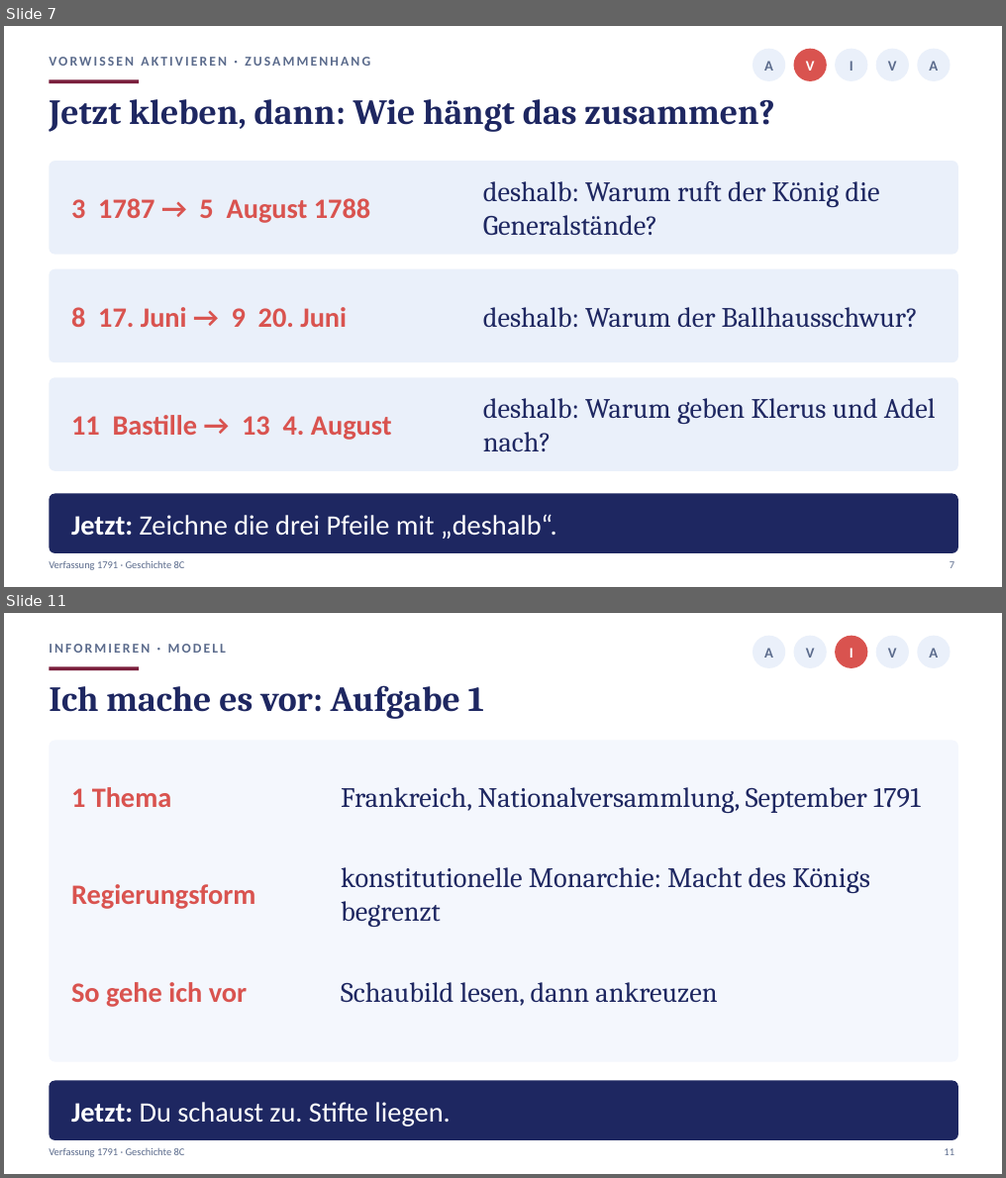
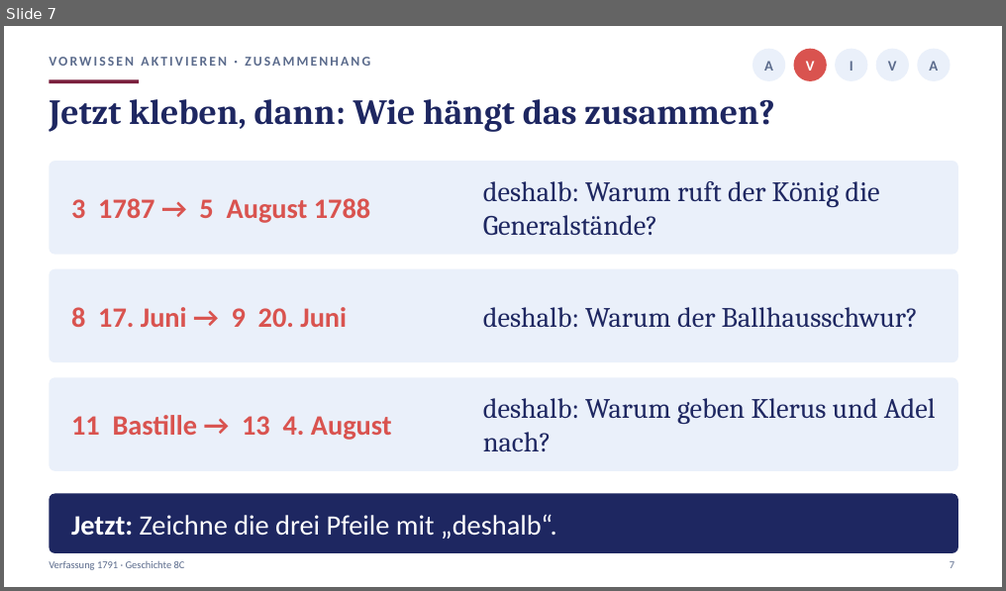
Before and after one commit to golzkonstantin-gif/Schule, a slide deck: Geschichte_8/Stunde5_Verfassung/Praesentation_Stunde5_Verfassung_8C.pptx. Shown one above the other, each under a label of ours: slides 7 and 11 before the commit, slide 7 after it; the slides between them are not shown. The pictures are 1006x1178 and 1006x591 pixels, drawn with LibreOffice and Linux fonts; fonts in the diff are those of the drawing. Boxes give left, top, right and bottom in pixels: in the first picture for what was removed or moved away, otherwise in the second. Text is boxed around its words. In the diff, an @@ line names an element or a change of style, - is before the commit and + after.

```diff
--- a/Geschichte_8/Stunde5_Verfassung/Praesentation_Stunde5_Verfassung_8C.pptx
+++ b/Geschichte_8/Stunde5_Verfassung/Praesentation_Stunde5_Verfassung_8C.pptx
@@ slide 11 removed at [4,613,1002,1174], background #FFFFFF @@
@@ ellipse removed at [752,636,785,668] @@
@@ ellipse removed at [794,636,827,668] @@
@@ ellipse removed at [835,636,868,668] @@
@@ ellipse removed at [876,636,909,668] @@
@@ ellipse removed at [918,636,950,668] @@
@@ text removed at [49,644,226,653] @@
-INFORMIEREN · MODELL
@@ rectangle removed at [49,666,139,670] @@
@@ text removed at [764,648,773,658] @@
-A
@@ text removed at [806,648,815,658] @@
-V
@@ text removed at [849,648,853,658] @@
-I
@@ text removed at [888,648,897,658] @@
-V
@@ text removed at [929,648,938,658] @@
-A
@@ text removed at [49,685,484,719] @@
-Ich mache es vor: Aufgabe 1
@@ rounded rectangle removed at [49,741,958,1062] @@
@@ text removed at [71,787,172,807] @@
-1 Thema
@@ text removed at [341,787,920,814] @@
-Frankreich, Nationalversammlung, September 1791
@@ text removed at [341,867,870,927] @@
-konstitutionelle Monarchie: Macht des Königs begrenzt
@@ text removed at [71,884,255,909] @@
-Regierungsform
@@ text removed at [71,982,247,1007] @@
-So gehe ich vor
@@ text removed at [341,982,717,1006] @@
-Schaubild lesen, dann ankreuzen
@@ rounded rectangle removed at [49,1081,958,1141] @@
@@ text removed at [71,1102,450,1127] @@
-Jetzt: Du schaust zu. Stifte liegen.
@@ text removed at [49,1149,185,1157] @@
-Verfassung 1791 · Geschichte 8C
@@ text removed at [944,1149,954,1156] @@
-11
```
Also in this commit, not shown: 8 slides changed, 2 slides added, 11 other files.
